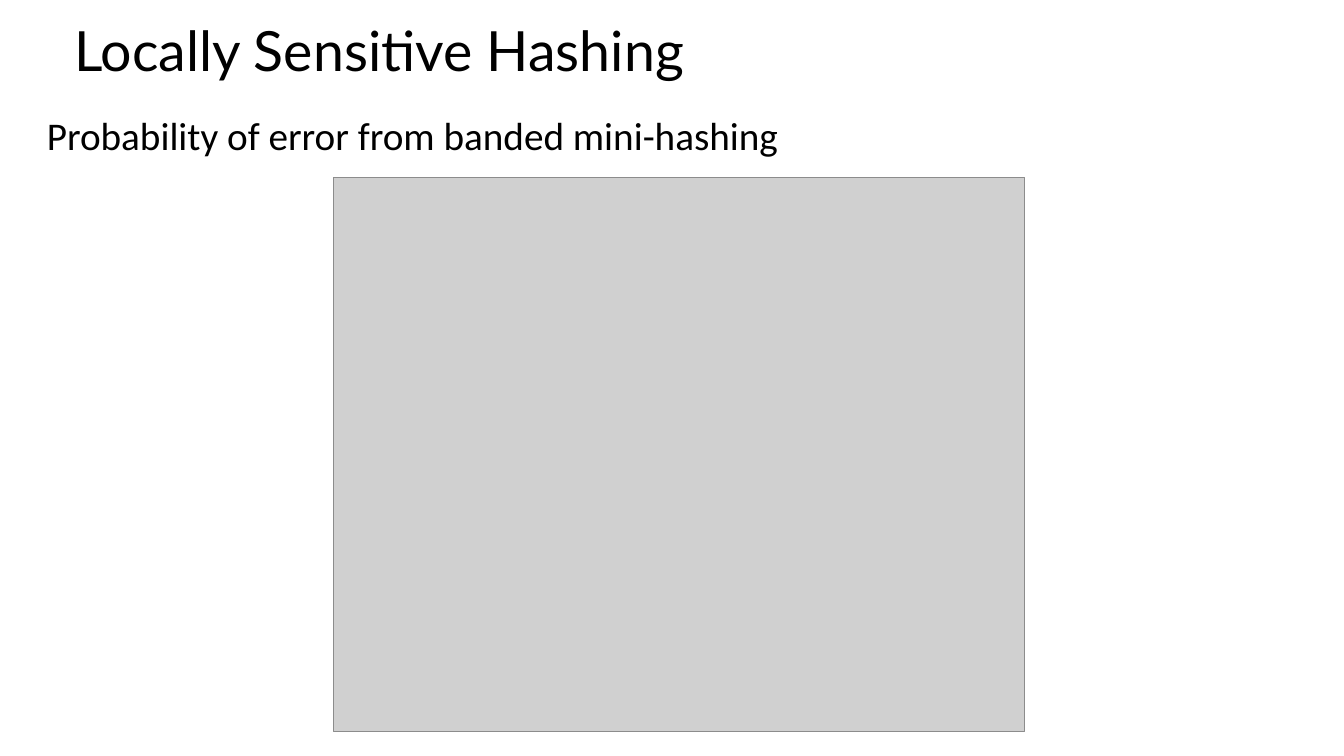
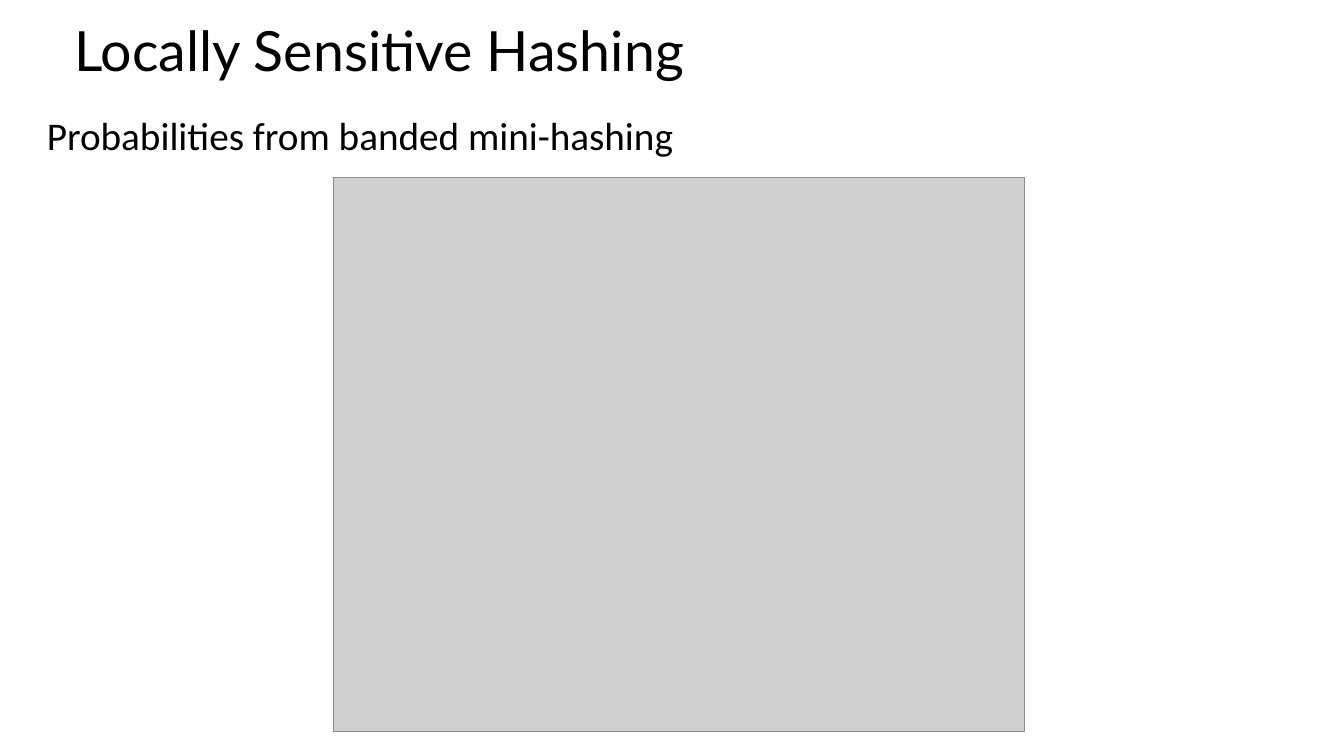
Before and after one commit to StephenElston/CSCI-E-108, a slide deck: slide 26 of slides/4_DistanceAndSimilarityMeasures_Part2.pptx. Drawn at 1344x756 pixels with LibreOffice and Linux fonts; fonts in the diff are those of the drawing; grey boxes stand for pictures. Boxes give left, top, right and bottom in pixels: in the first picture for what was removed or moved away, otherwise in the second. Text is boxed around its words. In the diff, an @@ line names an element or a change of style, - is before the commit and + after.

Commit message:
Correct minor typo in slide

```diff
--- a/slides/4_DistanceAndSimilarityMeasures_Part2.pptx
+++ b/slides/4_DistanceAndSimilarityMeasures_Part2.pptx
@@ text at [47,122,673,157]: text changed @@
-Probability of error from banded mini-hashing
+Probabilities from banded mini-hashing
```
